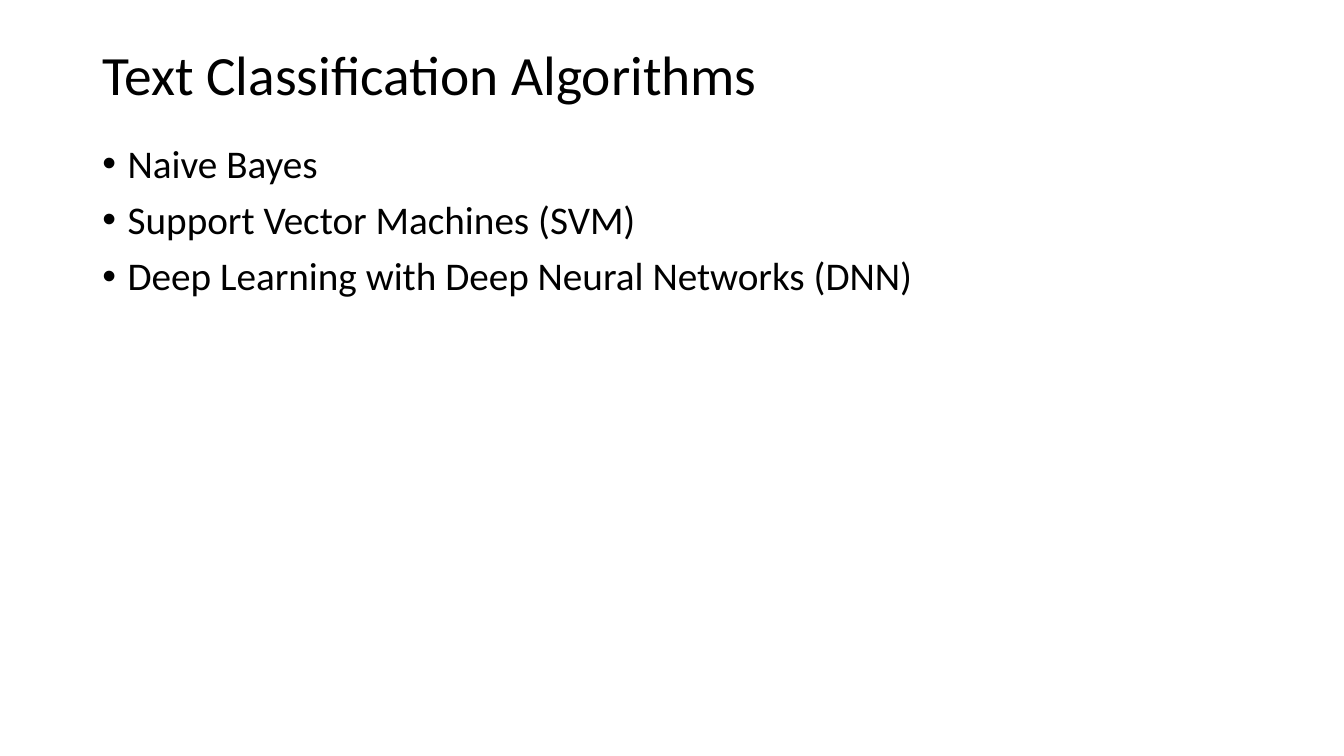
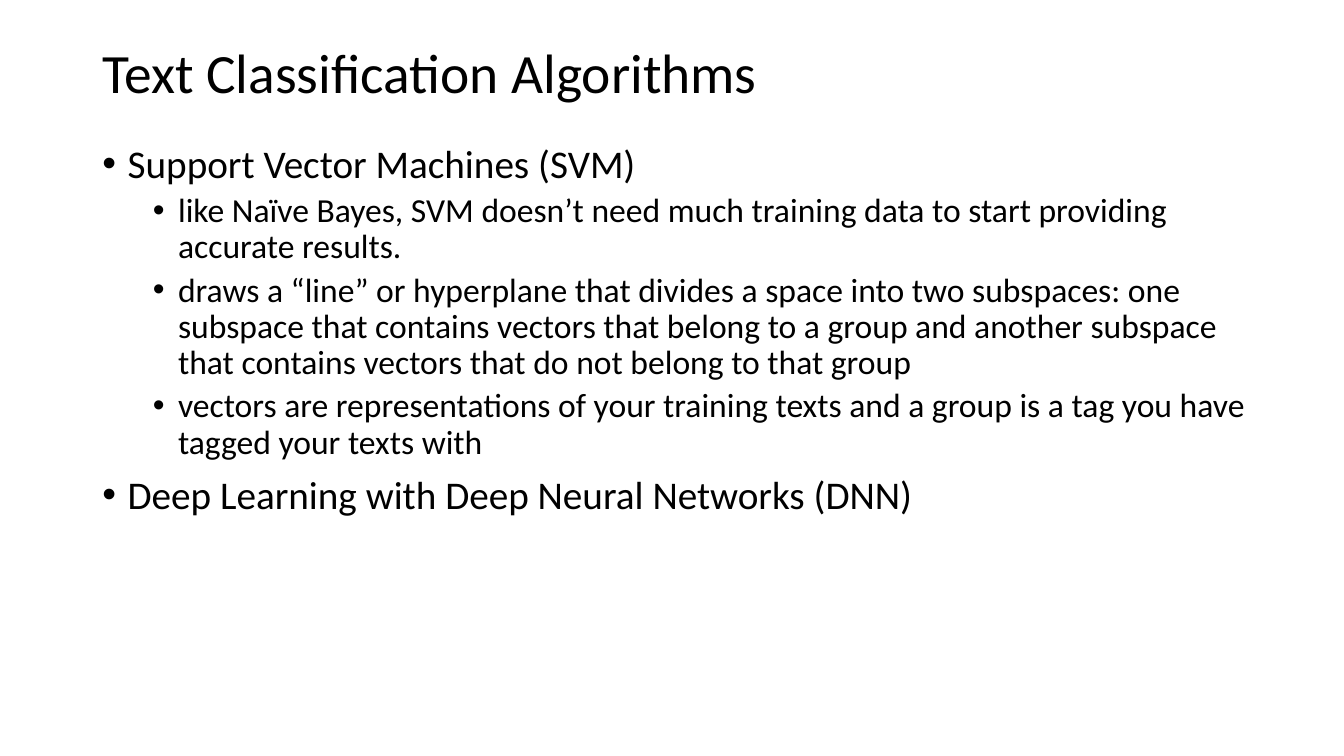
Before and after one commit to antongeorgescu/machine-learning-documentation, a slide deck: slide 16 of Natural Language Processing - Presentation.pptx (slide 13 before the commit). Drawn at 1344x756 pixels with LibreOffice and Linux fonts; fonts in the diff are those of the drawing. Boxes give left, top, right and bottom in pixels: in the first picture for what was removed or moved away, otherwise in the second. Text is boxed around its words. In the diff, an @@ line names an element or a change of style, - is before the commit and + after.

```diff
--- a/Natural Language Processing - Presentation.pptx
+++ b/Natural Language Processing - Presentation.pptx
@@ text at (128, 151, 317, 185): paragraph removed @@
-• Naive Bayes
@@ text at (178, 198, 1245, 460): paragraphs added @@
+  • like Naïve Bayes, SVM doesn’t need much training data to start providing accurate results.
+  • draws a “line” or hyperplane that divides a space into two subspaces: one subspace that contains vectors that belong to a group and another subspace that contains vectors that do not belong to that group
+  • vectors are representations of your training texts and a group is a tag you have tagged your texts with
```
Also in this commit, not shown: 11 other slides changed, 5 slides added, 1 slide removed.
